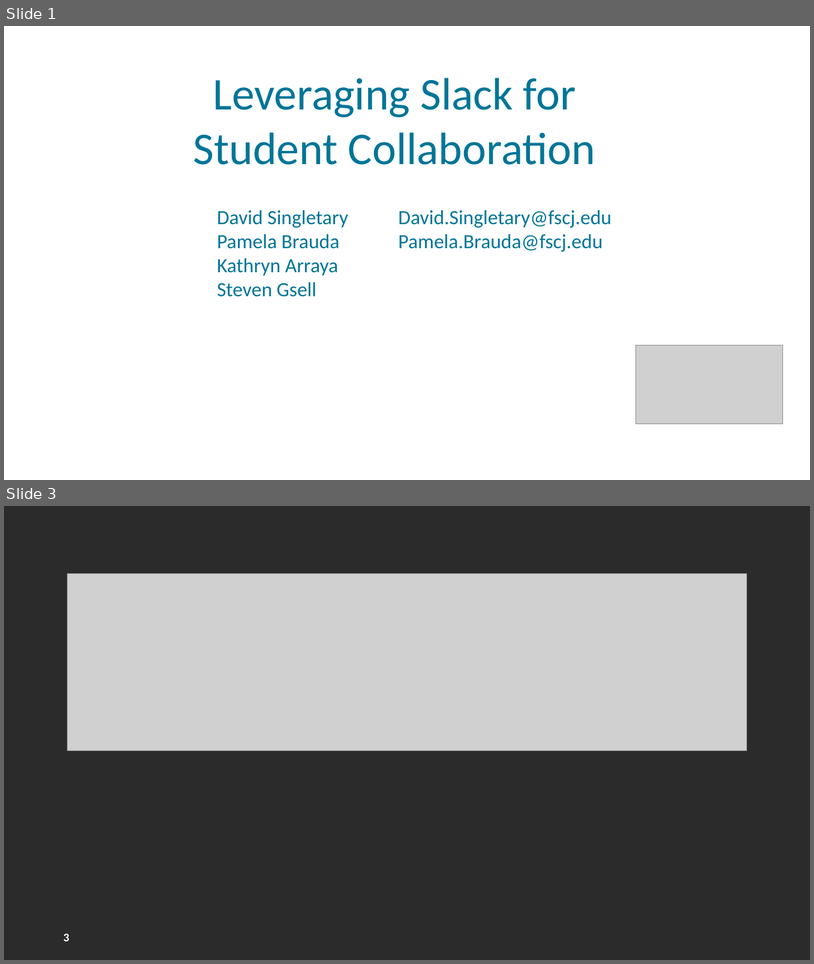
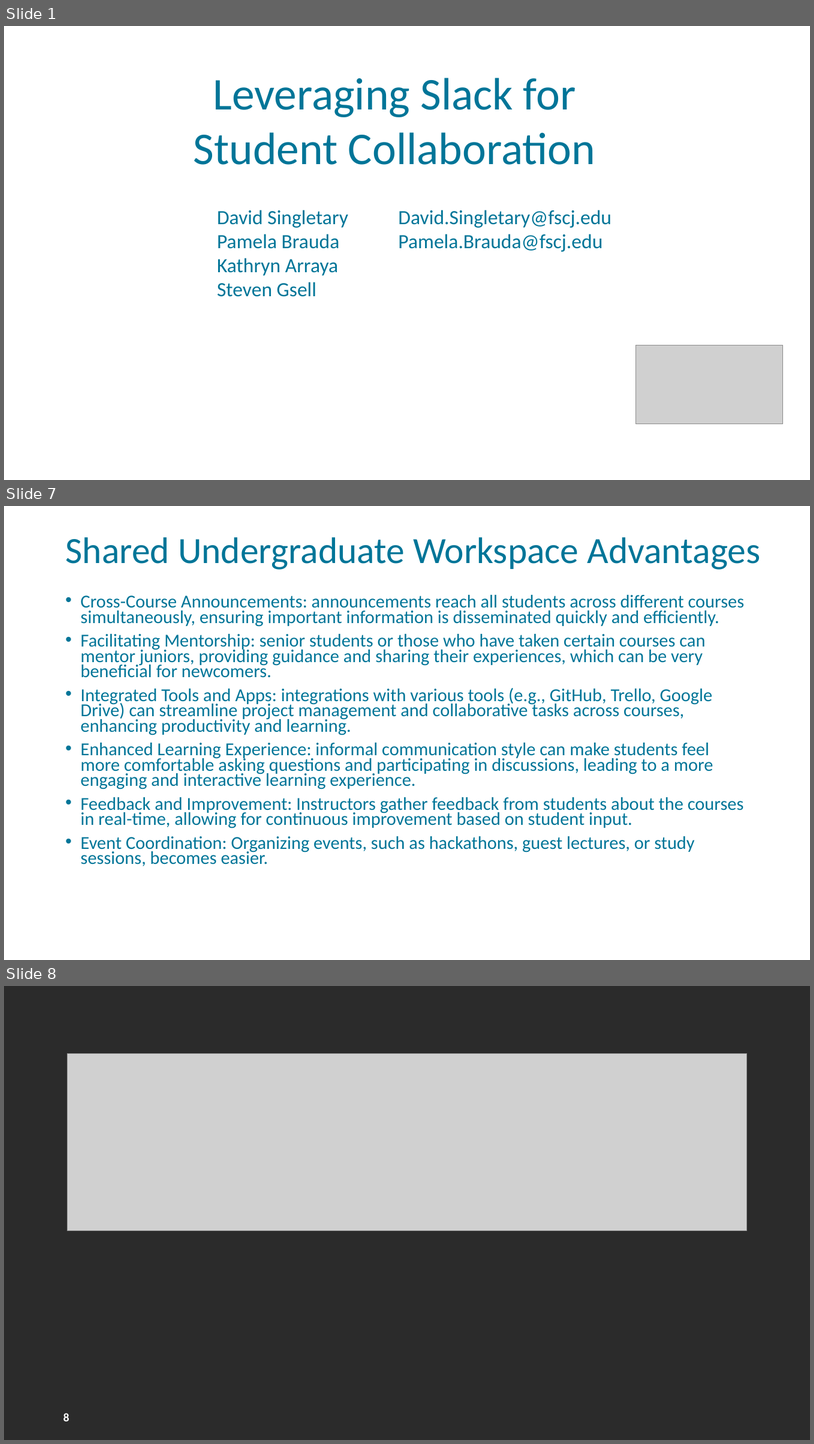
Before and after one commit to FSCJ-FacultyDev/HITEC2024, a slide deck: LeveragingSlackForStudentCollaboration.pptx. Shown one above the other, each under a label of ours: slides 1 and 3 before the commit, slides 1, 7 and 8 after it; the slides between them are not shown. The pictures are 814x964 and 814x1444 pixels, drawn with LibreOffice and Linux fonts; fonts in the diff are those of the drawing; grey boxes stand for pictures; background and template pictures are left out; a plain dark background stands for a picture behind light text. Boxes give left, top, right and bottom in pixels: in the first picture for what was removed or moved away, otherwise in the second. Text is boxed around its words. In the diff, an @@ line names an element or a change of style, - is before the commit and + after.

```diff
--- a/LeveragingSlackForStudentCollaboration.pptx
+++ b/LeveragingSlackForStudentCollaboration.pptx
@@ slide 7 added at (4, 506, 810, 960), background picture (left out); not listed: 1 template element that a slide beside it also shows @@
@@ title added at (65, 537, 761, 570), 44 pt, text #007598 @@
+Shared Undergraduate Workspace Advantages
@@ text added at (81, 595, 745, 866), 21.7 pt, text #007598 @@
+• Cross-Course Announcements: announcements reach all students across different courses simultaneously, ensuring important information is disseminated quickly and efficiently.
+• Facilitating Mentorship: senior students or those who have taken certain courses can mentor juniors, providing guidance and sharing their experiences, which can be very beneficial for newcomers.
+• Integrated Tools and Apps: integrations with various tools (e.g., GitHub, Trello, Google Drive) can streamline project management and collaborative tasks across courses, enhancing productivity and learning.
+• Enhanced Learning Experience: informal communication style can make students feel more comfortable asking questions and participating in discussions, leading to a more engaging and interactive learning experience.
+• Feedback and Improvement: Instructors gather feedback from students about the courses in real-time, allowing for continuous improvement based on student input.
+• Event Coordination: Organizing events, such as hackathons, guest lectures, or study sessions, becomes easier.
@@ what was slide 3 is now slide 8 @@
@@ page number at (63, 1413, 69, 1421): text changed @@
-3
+8
```
Also in this commit, not shown: 1 slide changed, 4 other slides added.
